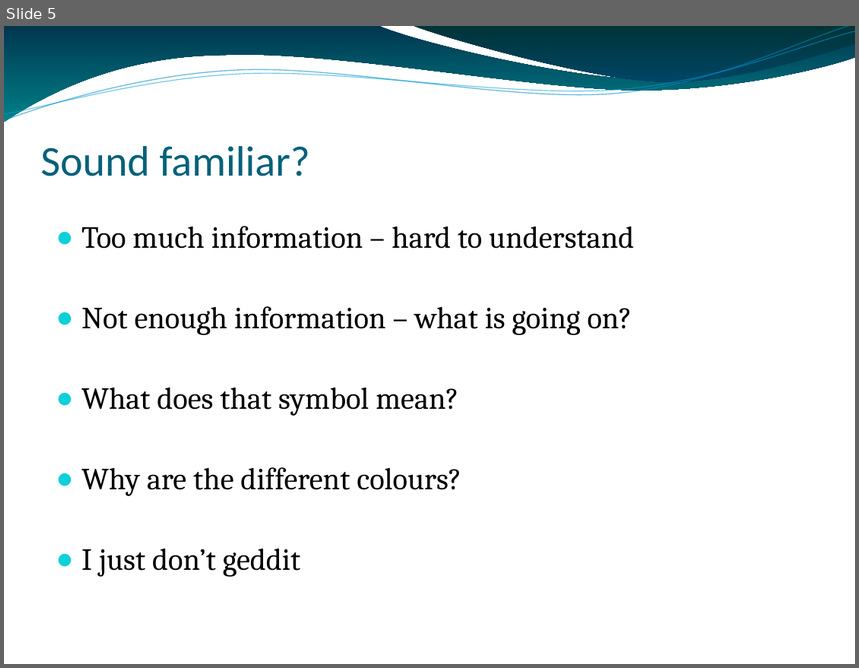
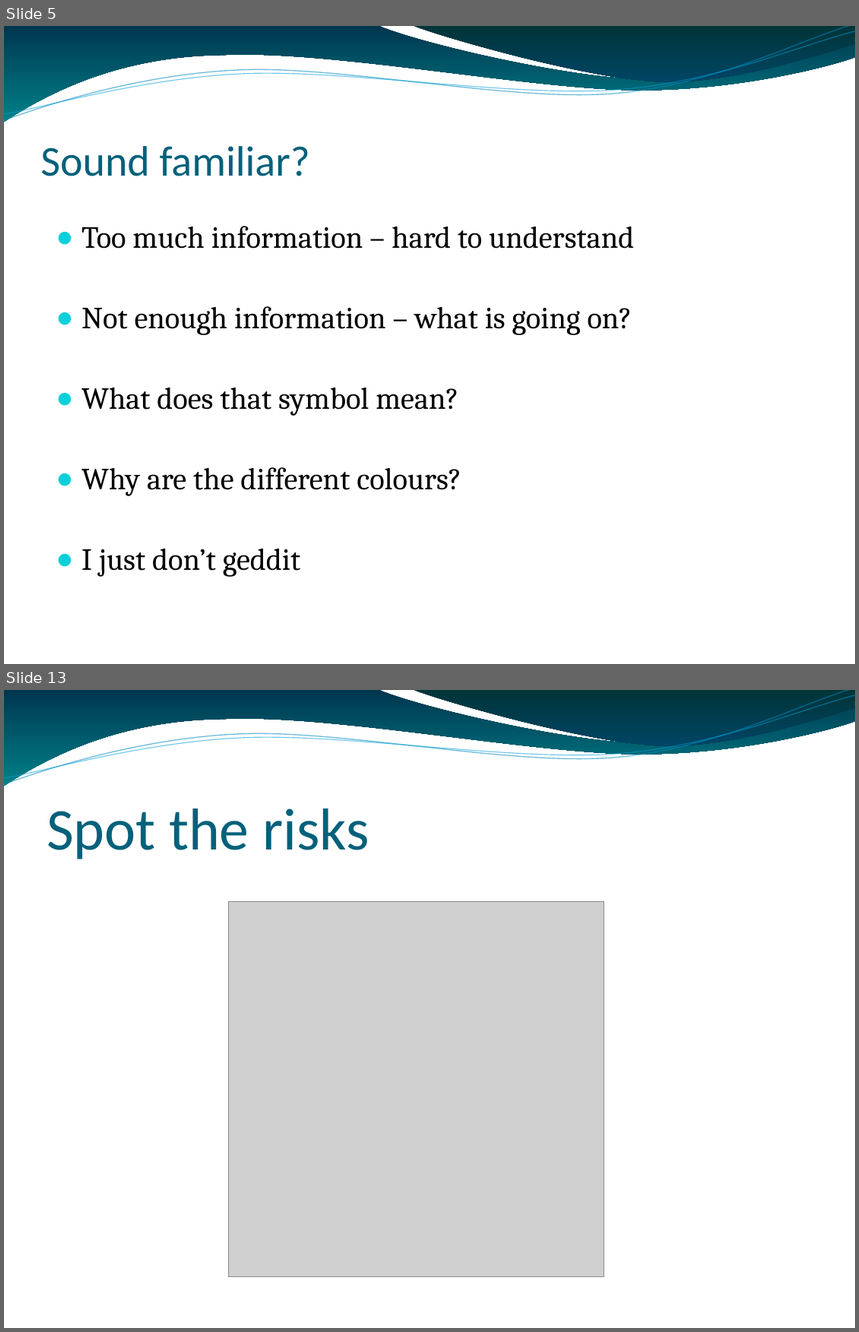
Before and after one commit to NTCoding/Presentations, a slide deck: effective_sketches/Scenarios/PennysPayments/payments_diagrams.odp. Shown one above the other, each under a label of ours: slide 5 before the commit, slides 5 and 13 after it; the slides between them are not shown. The pictures are 859x668 and 859x1332 pixels, drawn with LibreOffice and Linux fonts; fonts in the diff are those of the drawing; grey boxes stand for pictures; background and template pictures are left out. Boxes give left, top, right and bottom in pixels: in the first picture for what was removed or moved away, otherwise in the second. Text is boxed around its words. In the diff, an @@ line names an element or a change of style, - is before the commit and + after.

```diff
--- a/effective_sketches/Scenarios/PennysPayments/payments_diagrams.odp
+++ b/effective_sketches/Scenarios/PennysPayments/payments_diagrams.odp
@@ slide 13 added at <box>4,690,855,1328</box>, background picture (left out); not listed: 4 template elements that a slide beside it also shows @@
@@ title added at <box>47,809,369,859</box>, 50 pt, text #04617B @@
+Spot the risks
@@ picture added at <box>229,902,604,1277</box> @@
```
Also in this commit, not shown: 2 slides changed, 6 other slides added, 1 slide removed, 1 other file.
